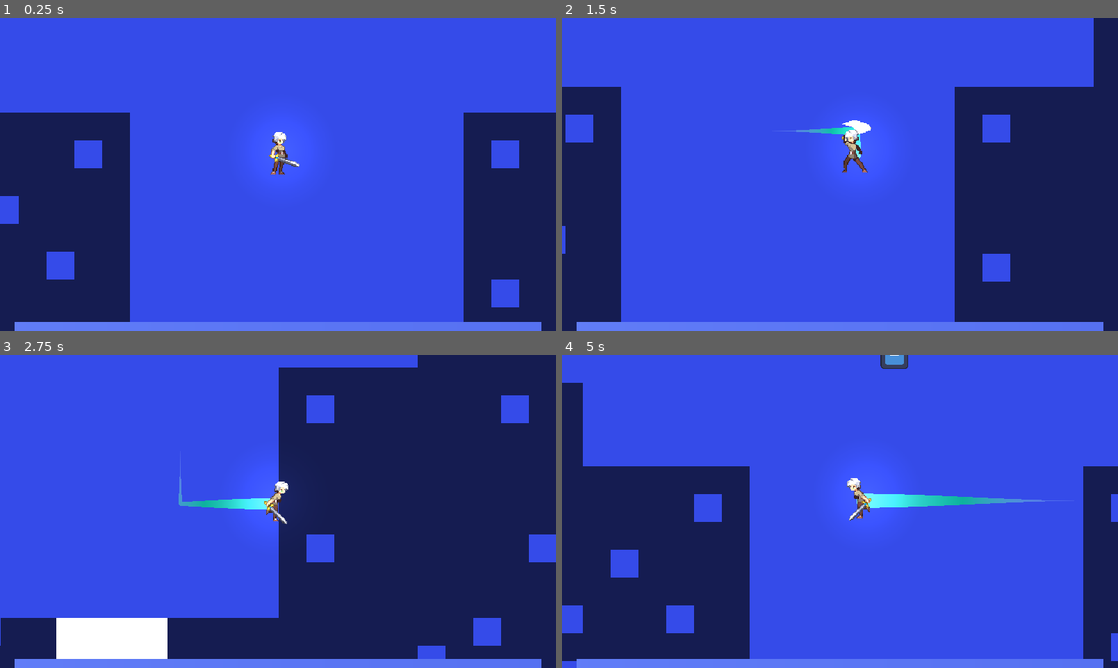
Above: before the commit, frames 1-4 (two rows, left to right).
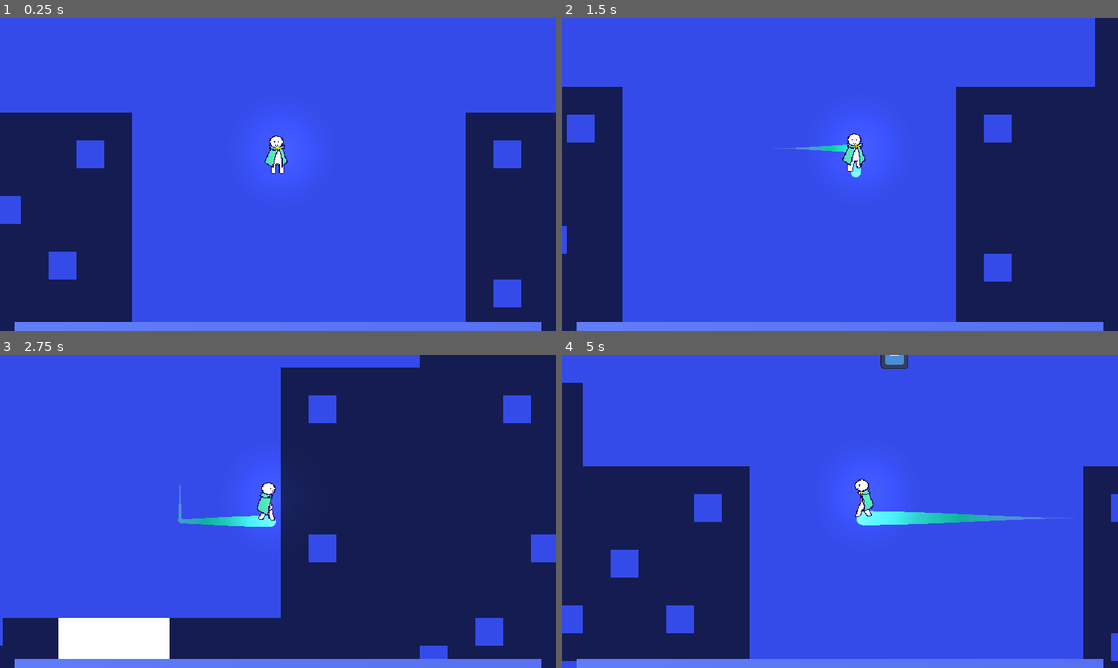
Above: after the commit, the same moments.

Repository: TerryTimes/Gratadica-demo
Game: Godot game, scene res://Scenes/Main Scenes/main.tscn
The game is run twice, just before and just after one commit, with the same random seed, the same clock (stepped at 60 frames per second) and the same inputs. The engine's default icon, where the game draws it, is replaced by a stand-in: a white triangle on a blue panel in a dark square.
Inputs (mouse positions are in pixels of both pictures, inside the frame that each line leads up to):
- Up to frame 1 (0.25 s): no input
- Up to frame 2 (1.5 s): move the mouse to (962, 158) at 0.52 s; hold D (right) 0.53-1.28 s; click (962, 158) at 0.6 s; move the mouse to (728, 190) at 1.27 s; hold S (down) from 1.28 s (still down); click (728, 190) at 1.35 s
- Up to frame 3 (2.75 s): move the mouse to (333, 442) at 2.02 s; release S (down) at 2.03 s; hold D (right) from 2.03 s (still down); click (333, 442) at 2.1 s
- Up to frame 4 (5 s): move the mouse to (812, 574) at 2.77 s; release D (right) at 2.78 s; hold W (up) 2.78-3.53 s; click (812, 574) at 2.85 s; move the mouse to (1006, 558) at 3.52 s; hold A (left) from 3.53 s (still down); click (1006, 558) at 3.6 s; move the mouse to (673, 464) at 4.27 s; click (673, 464) at 4.35 s

The runs differ from the first frame. In frame 1, 1.2% of the frame differs, in the area x 3-94%, y 30-98%; in frame 2, 1.4%; in frame 3, 2.1%; in frame 4, 2.1%, in the area x 51-91%, y 39-55%.

Commit message:
Changed Player Sprite
Changed the player sprite to paper boi

Diff:
--- a/Scenes/Entities/player.gd
+++ b/Scenes/Entities/player.gd
@@ -14,12 +14,11 @@
 var health = max_health
 
 @onready var camera = $Camera2D
-@onready var animation_tree : AnimationTree = $AnimationTree
+@onready var sprite = $AnimatedSprite2D
 @onready var sword_hitbox : Area2D = $SwordHitbox
 @onready var sword_collider = $SwordHitbox/CollisionShape2D
 
 func _ready():
-	animation_tree.active = true
 	Globals.player_pos = self.global_position
 	Globals.player_max_health = max_health
 	Globals.player_health = health
@@ -52,11 +51,11 @@
 
 	# Change animation speed
 	if velocity:
-		$AnimationPlayer.speed_scale = 1 * ((max(abs(velocity.x), abs(velocity.y)))/200)
+		sprite.speed_scale = 1 * ((max(abs(velocity.x), abs(velocity.y)))/200)
 
 	# Update sword hitbox to direction of player (flip_h)
 	# sword_hitbox.position.x = sword_hitbox.get_node("CollisionShape2D").shape.size.x * -(int($Sprite2D.flip_h) * 2 - 1)
-	sword_collider.position.x = (-1 * (int($Sprite2D.flip_h) * 2 - 1)) * (10 * sc_size())
+	sword_collider.position.x = (-1 * (int(sprite.flip_h) * 2 - 1)) * (10 * sc_size())
 
 	move_and_slide()
 
@@ -78,30 +77,26 @@
 
 func update_animation_parameters():
 	# Updates parameters for the AnimationTree
-	if velocity == Vector2.ZERO:
-		animation_tree["parameters/conditions/idle"] = true
-		animation_tree["parameters/conditions/is_moving"] = false
+	if direction.x >= 0.8:
+		sprite.play("run-right")
+	elif direction.x <= -0.8:
+		sprite.play("run-left")
+	elif direction.y <= -0.8:
+		sprite.play("run-up")
+	elif direction.y >= 0.8:
+		sprite.play("run-down")
 	else:
-		animation_tree["parameters/conditions/idle"] = false
-		animation_tree["parameters/conditions/is_moving"] = true
-
-		if turn_cooldown <= 0:
-			if velocity.x < 0:
-				$Sprite2D.flip_h = true
-			elif velocity.x > 0:
-				$Sprite2D.flip_h = false
-
-
-	if Input.is_action_just_pressed("swing"):
-		swing()
-		animation_tree["parameters/conditions/swing"] = true
-		turn_cooldown = 0.8
-		if (get_local_mouse_position() - $Camera2D.position).x < 0:
-			$Sprite2D.flip_h = true
-		else:
-			$Sprite2D.flip_h = false
-	else:
-		animation_tree["parameters/conditions/swing"] = false
+		sprite.play("Idle")
+	#if Input.is_action_just_pressed("swing"):
+		#swing()
+		#animation_tree["parameters/conditions/swing"] = true
+		#turn_cooldown = 0.8
+		#if (get_local_mouse_position() - $Camera2D.position).x < 0:
+			#$Sprite2D.flip_h = true
+		#else:
+			#$Sprite2D.flip_h = false
+	#else:
+		#animation_tree["parameters/conditions/swing"] = false
 
 func set_stats():
 	self.knockback_strength = 100 + (get_upgrade_count("Bludgeon") * 20)
--- a/Scenes/Entities/player.tscn
+++ b/Scenes/Entities/player.tscn
@@ -1,318 +1,25 @@
-[gd_scene load_steps=29 format=3 uid="uid://bi4ogytocaskk"]
+[gd_scene load_steps=25 format=3 uid="uid://bi4ogytocaskk"]
 
-[ext_resource type="Texture2D" uid="uid://dllcvv5rqdtav" path="res://Assets/Player/Idle-Sheet.png" id="1_5lttc"]
 [ext_resource type="Script" path="res://Scenes/Entities/player.gd" id="1_ntf8a"]
-[ext_resource type="Texture2D" uid="uid://bojogybr0x7fx" path="res://Assets/Player/Run-Sheet.png" id="2_kmsdh"]
-[ext_resource type="Texture2D" uid="uid://baluuti418fhw" path="res://Assets/Player/Attack-01-Sheet.png" id="5_7gpcj"]
+[ext_resource type="Texture2D" uid="uid://cqqu16eegx0kq" path="res://frame_00001.png" id="3_ctykd"]
+[ext_resource type="Texture2D" uid="uid://dq1l7e37r3oon" path="res://frame_00002.png" id="4_n805a"]
+[ext_resource type="Texture2D" uid="uid://cfnhpy3jm4kug" path="res://frame_00003.png" id="5_3jxec"]
 [ext_resource type="Script" path="res://Scenes/Entities/trail.gd" id="5_7spnu"]
+[ext_resource type="Texture2D" uid="uid://bodwkjh75nk2i" path="res://Assets/Player/run-down/frame_00004.png" id="6_dkf6c"]
+[ext_resource type="Texture2D" uid="uid://b1oc3u8njshna" path="res://Assets/Player/run-down/frame_00005.png" id="7_ynehm"]
+[ext_resource type="Texture2D" uid="uid://by55toyge1alo" path="res://Assets/Player/run-down/frame_00006.png" id="8_384on"]
+[ext_resource type="Texture2D" uid="uid://cshrvf5l1joxv" path="res://Assets/Player/run-left/frame_00016.png" id="9_sy7yt"]
+[ext_resource type="Texture2D" uid="uid://bxnj63afruj6c" path="res://Assets/Player/run-left/frame_00017.png" id="10_10spn"]
+[ext_resource type="Texture2D" uid="uid://dw7oihj67hpsy" path="res://Assets/Player/run-left/frame_00018.png" id="11_tcg0i"]
+[ext_resource type="Texture2D" uid="uid://dnjt2meel4cif" path="res://Assets/Player/run-right/frame_00022.png" id="12_d0h7h"]
+[ext_resource type="Texture2D" uid="uid://bvkpccnr2h1p1" path="res://Assets/Player/run-right/frame_00023.png" id="13_mlfsr"]
+[ext_resource type="Texture2D" uid="uid://b3bag7hjmfvt" path="res://Assets/Player/run-right/frame_00024.png" id="14_4ahy6"]
+[ext_resource type="Texture2D" uid="uid://b6l1t5e51vkoa" path="res://Assets/Player/run-up/frame_00010.png" id="15_wfdnb"]
+[ext_resource type="Texture2D" uid="uid://b6rp87xduxwll" path="res://Assets/Player/run-up/frame_00011.png" id="16_55gyw"]
+[ext_resource type="Texture2D" uid="uid://dq370d42fihq6" path="res://Assets/Player/run-up/frame_00012.png" id="17_cpreb"]
 
 [sub_resource type="RectangleShape2D" id="RectangleShape2D_qvc8v"]
 size = Vector2(18, 21)
-
-[sub_resource type="Animation" id="Animation_jehkh"]
-resource_name = "Idle"
-length = 0.4
-tracks/0/type = "value"
-tracks/0/imported = false
-tracks/0/enabled = true
-tracks/0/path = NodePath("Sprite2D:texture")
-tracks/0/interp = 1
-tracks/0/loop_wrap = true
-tracks/0/keys = {
-"times": PackedFloat32Array(0),
-"transitions": PackedFloat32Array(1),
-"update": 1,
-"values": [ExtResource("1_5lttc")]
-}
-tracks/1/type = "value"
-tracks/1/imported = false
-tracks/1/enabled = true
-tracks/1/path = NodePath("Sprite2D:hframes")
-tracks/1/interp = 1
-tracks/1/loop_wrap = true
-tracks/1/keys = {
-"times": PackedFloat32Array(0),
-"transitions": PackedFloat32Array(1),
-"update": 1,
-"values": [4]
-}
-tracks/2/type = "value"
-tracks/2/imported = false
-tracks/2/enabled = true
-tracks/2/path = NodePath("Sprite2D:frame")
-tracks/2/interp = 1
-tracks/2/loop_wrap = true
-tracks/2/keys = {
-"times": PackedFloat32Array(0, 0.1, 0.2, 0.3),
-"transitions": PackedFloat32Array(1, 1, 1, 1),
-"update": 1,
-"values": [0, 1, 2, 3]
-}
-tracks/3/type = "value"
-tracks/3/imported = false
-tracks/3/enabled = true
-tracks/3/path = NodePath("AnimationPlayer:speed_scale")
-tracks/3/interp = 1
-tracks/3/loop_wrap = true
-tracks/3/keys = {
-"times": PackedFloat32Array(0),
-"transitions": PackedFloat32Array(1),
-"update": 1,
-"values": [0.6]
-}
-tracks/4/type = "value"
-tracks/4/imported = false
-tracks/4/enabled = true
-tracks/4/path = NodePath("Sprite2D:region_enabled")
-tracks/4/interp = 1
-tracks/4/loop_wrap = true
-tracks/4/keys = {
-"times": PackedFloat32Array(0),
-"transitions": PackedFloat32Array(1),
-"update": 1,
-"values": [false]
-}
-
-[sub_resource type="Animation" id="Animation_2530f"]
-length = 0.001
-tracks/0/type = "value"
-tracks/0/imported = false
-tracks/0/enabled = true
-tracks/0/path = NodePath("Sprite2D:texture")
-tracks/0/interp = 1
-tracks/0/loop_wrap = true
-tracks/0/keys = {
-"times": PackedFloat32Array(0),
-"transitions": PackedFloat32Array(1),
-"update": 0,
-"values": [ExtResource("1_5lttc")]
-}
-tracks/1/type = "value"
-tracks/1/imported = false
-tracks/1/enabled = false
-tracks/1/path = NodePath("Sprite2D:region_rect")
-tracks/1/interp = 1
-tracks/1/loop_wrap = true
-tracks/1/keys = {
-"times": PackedFloat32Array(0),
-"transitions": PackedFloat32Array(1),
-"update": 0,
-"values": [Rect2(-3, 75.5, 1027, 581)]
-}
-tracks/2/type = "value"
-tracks/2/imported = false
-tracks/2/enabled = true
-tracks/2/path = NodePath("Sprite2D:region_enabled")
-tracks/2/interp = 1
-tracks/2/loop_wrap = true
-tracks/2/keys = {
-"times": PackedFloat32Array(0),
-"transitions": PackedFloat32Array(1),
-"update": 0,
-"values": [false]
-}
-tracks/3/type = "value"
-tracks/3/imported = false
-tracks/3/enabled = true
-tracks/3/path = NodePath("Sprite2D:hframes")
-tracks/3/interp = 1
-tracks/3/loop_wrap = true
-tracks/3/keys = {
-"times": PackedFloat32Array(0),
-"transitions": PackedFloat32Array(1),
-"update": 0,
-"values": [4]
-}
-tracks/4/type = "value"
-tracks/4/imported = false
-tracks/4/enabled = true
-tracks/4/path = NodePath("Sprite2D:frame")
-tracks/4/interp = 1
-tracks/4/loop_wrap = true
-tracks/4/keys = {
-"times": PackedFloat32Array(0),
-"transitions": PackedFloat32Array(1),
-"update": 0,
-"values": [0]
-}
-tracks/5/type = "value"
-tracks/5/imported = false
-tracks/5/enabled = true
-tracks/5/path = NodePath("AnimationPlayer:speed_scale")
-tracks/5/interp = 1
-tracks/5/loop_wrap = true
-tracks/5/keys = {
-"times": PackedFloat32Array(0),
-"transitions": PackedFloat32Array(1),
-"update": 0,
-"values": [0.6]
-}
-
-[sub_resource type="Animation" id="Animation_fyqbg"]
-resource_name = "attack"
-length = 0.2
-tracks/0/type = "value"
-tracks/0/imported = false
-tracks/0/enabled = true
-tracks/0/path = NodePath("Sprite2D:hframes")
-tracks/0/interp = 1
-tracks/0/loop_wrap = true
-tracks/0/keys = {
-"times": PackedFloat32Array(0),
-"transitions": PackedFloat32Array(1),
-"update": 1,
-"values": [8]
-}
-tracks/1/type = "value"
-tracks/1/imported = false
-tracks/1/enabled = true
-tracks/1/path = NodePath("Sprite2D:frame")
-tracks/1/interp = 1
-tracks/1/loop_wrap = true
-tracks/1/keys = {
-"times": PackedFloat32Array(0, 0.05, 0.1, 0.15),
-"transitions": PackedFloat32Array(1, 1, 1, 1),
-"update": 1,
-"values": [0, 1, 2, 3]
-}
-tracks/2/type = "value"
-tracks/2/imported = false
-tracks/2/enabled = true
-tracks/2/path = NodePath("Sprite2D:texture")
-tracks/2/interp = 1
-tracks/2/loop_wrap = true
-tracks/2/keys = {
-"times": PackedFloat32Array(0),
-"transitions": PackedFloat32Array(1),
-"update": 1,
-"values": [ExtResource("5_7gpcj")]
-}
-tracks/3/type = "value"
-tracks/3/imported = false
-tracks/3/enabled = true
-tracks/3/path = NodePath("Sprite2D:region_enabled")
-tracks/3/interp = 1
-tracks/3/loop_wrap = true
-tracks/3/keys = {
-"times": PackedFloat32Array(0),
-"transitions": PackedFloat32Array(1),
-"update": 1,
-"values": [false]
-}
-
-[sub_resource type="Animation" id="Animation_axul8"]
-resource_name = "new_idle"
-length = 0.4
-tracks/0/type = "value"
-tracks/0/imported = false
-tracks/0/enabled = true
-tracks/0/path = NodePath("Sprite2D:texture")
-tracks/0/interp = 1
-tracks/0/loop_wrap = true
-tracks/0/keys = {
-"times": PackedFloat32Array(0),
-"transitions": PackedFloat32Array(1),
-"update": 1,
-"values": [ExtResource("1_5lttc")]
-}
-tracks/1/type = "value"
-tracks/1/imported = false
-tracks/1/enabled = true
-tracks/1/path = NodePath("Sprite2D:hframes")
-tracks/1/interp = 1
-tracks/1/loop_wrap = true
-tracks/1/keys = {
-"times": PackedFloat32Array(0),
-"transitions": PackedFloat32Array(1),
-"update": 1,
-"values": [4]
-}
-tracks/2/type = "value"
-tracks/2/imported = false
-tracks/2/enabled = true
-tracks/2/path = NodePath("Sprite2D:frame")
-tracks/2/interp = 1
-tracks/2/loop_wrap = true
-tracks/2/keys = {
-"times": PackedFloat32Array(0, 0.1, 0.2, 0.3),
-"transitions": PackedFloat32Array(1, 1, 1, 1),
-"update": 1,
-"values": [0, 1, 2, 3]
-}
-tracks/3/type = "value"
-tracks/3/imported = false
-tracks/3/enabled = true
-tracks/3/path = NodePath("Sprite2D:region_enabled")
-tracks/3/interp = 1
-tracks/3/loop_wrap = true
-tracks/3/keys = {
-"times": PackedFloat32Array(0),
-"transitions": PackedFloat32Array(1),
-"update": 1,
-"values": [false]
-}
-
-[sub_resource type="Animation" id="Animation_sbu2i"]
-resource_name = "run"
-length = 0.8
-loop_mode = 1
-tracks/0/type = "value"
-tracks/0/imported = false
-tracks/0/enabled = true
-tracks/0/path = NodePath("Sprite2D:frame")
-tracks/0/interp = 1
-tracks/0/loop_wrap = true
-tracks/0/keys = {
-"times": PackedFloat32Array(0, 0.1, 0.2, 0.3, 0.4, 0.5, 0.6, 0.7),
-"transitions": PackedFloat32Array(1, 1, 1, 1, 1, 1, 1, 1),
-"update": 1,
-"values": [0, 1, 2, 3, 4, 5, 6, 7]
-}
-tracks/1/type = "value"
-tracks/1/imported = false
-tracks/1/enabled = true
-tracks/1/path = NodePath("Sprite2D:hframes")
-tracks/1/interp = 1
-tracks/1/loop_wrap = true
-tracks/1/keys = {
-"times": PackedFloat32Array(0),
-"transitions": PackedFloat32Array(1),
-"update": 1,
-"values": [8]
-}
-tracks/2/type = "value"
-tracks/2/imported = false
-tracks/2/enabled = true
-tracks/2/path = NodePath("Sprite2D:texture")
-tracks/2/interp = 1
-tracks/2/loop_wrap = true
-tracks/2/keys = {
-"times": PackedFloat32Array(0),
-"transitions": PackedFloat32Array(1),
-"update": 1,
-"values": [ExtResource("2_kmsdh")]
-}
-tracks/3/type = "value"
-tracks/3/imported = false
-tracks/3/enabled = true
-tracks/3/path = NodePath("Sprite2D:region_enabled")
-tracks/3/interp = 1
-tracks/3/loop_wrap = true
-tracks/3/keys = {
-"times": PackedFloat32Array(0),
-"transitions": PackedFloat32Array(1),
-"update": 1,
-"values": [false]
-}
-
-[sub_resource type="AnimationLibrary" id="AnimationLibrary_gp7nc"]
-_data = {
-"Idle": SubResource("Animation_jehkh"),
-"RESET": SubResource("Animation_2530f"),
-"attack": SubResource("Animation_fyqbg"),
-"new_idle": SubResource("Animation_axul8"),
-"run": SubResource("Animation_sbu2i")
-}
 
 [sub_resource type="Gradient" id="Gradient_vx83r"]
 offsets = PackedFloat32Array(0, 0.60515, 0.708154, 1)
@@ -323,55 +30,6 @@
 fill = 1
 fill_from = Vector2(0.507645, 0.46789)
 fill_to = Vector2(0.825688, 0.155963)
-
-[sub_resource type="AnimationNodeAnimation" id="AnimationNodeAnimation_hlutv"]
-animation = &"new_idle"
-
-[sub_resource type="AnimationNodeAnimation" id="AnimationNodeAnimation_6uf78"]
-animation = &"attack"
-
-[sub_resource type="AnimationNodeAnimation" id="AnimationNodeAnimation_6bpae"]
-animation = &"run"
-
-[sub_resource type="AnimationNodeStateMachineTransition" id="AnimationNodeStateMachineTransition_cm5bn"]
-advance_mode = 2
-advance_condition = &"is_moving"
-
-[sub_resource type="AnimationNodeStateMachineTransition" id="AnimationNodeStateMachineTransition_ljfd5"]
-advance_mode = 2
-advance_condition = &"idle"
-
-[sub_resource type="AnimationNodeStateMachineTransition" id="AnimationNodeStateMachineTransition_w3j7l"]
-advance_mode = 2
-advance_condition = &"swing"
-
-[sub_resource type="AnimationNodeStateMachineTransition" id="AnimationNodeStateMachineTransition_wkp03"]
-switch_mode = 2
-advance_mode = 2
-advance_condition = &"idle"
-
-[sub_resource type="AnimationNodeStateMachineTransition" id="AnimationNodeStateMachineTransition_igdai"]
-advance_mode = 2
-advance_condition = &"swing"
-
-[sub_resource type="AnimationNodeStateMachineTransition" id="AnimationNodeStateMachineTransition_ru2cr"]
-switch_mode = 2
-advance_mode = 2
-advance_condition = &"is_moving"
-
-[sub_resource type="AnimationNodeStateMachineTransition" id="AnimationNodeStateMachineTransition_o3pw2"]
-advance_mode = 2
-
-[sub_resource type="AnimationNodeStateMachine" id="AnimationNodeStateMachine_ex2f4"]
-states/Idle/node = SubResource("AnimationNodeAnimation_hlutv")
-states/Idle/position = Vector2(391.067, 99.9744)
-states/Start/position = Vector2(235.333, 99.7778)
-states/attack/node = SubResource("AnimationNodeAnimation_6uf78")
-states/attack/position = Vector2(471.067, -22.739)
-states/run/node = SubResource("AnimationNodeAnimation_6bpae")
-states/run/position = Vector2(551.067, 98.1341)
-transitions = ["Idle", "run", SubResource("AnimationNodeStateMachineTransition_cm5bn"), "run", "Idle", SubResource("AnimationNodeStateMachineTransition_ljfd5"), "Idle", "attack", SubResource("AnimationNodeStateMachineTransition_w3j7l"), "attack", "Idle", SubResource("AnimationNodeStateMachineTransition_wkp03"), "run", "attack", SubResource("AnimationNodeStateMachineTransition_igdai"), "attack", "run", SubResource("AnimationNodeStateMachineTransition_ru2cr"), "Start", "Idle", SubResource("AnimationNodeStateMachineTransition_o3pw2")]
-graph_offset = Vector2(-160.933, -47.4057)
 
 [sub_resource type="RectangleShape2D" id="RectangleShape2D_pyj3p"]
 size = Vector2(20, 48)
@@ -384,25 +42,102 @@
 offsets = PackedFloat32Array(0, 0.538776, 1)
 colors = PackedColorArray(1, 1, 1, 0, 0, 0.809767, 0.45801, 0.759184, 0.415686, 1, 1, 1)
 
+[sub_resource type="SpriteFrames" id="SpriteFrames_rqr62"]
+animations = [{
+"frames": [{
+"duration": 1.0,
+"texture": ExtResource("3_ctykd")
+}, {
+"duration": 1.0,
+"texture": ExtResource("4_n805a")
+}, {
+"duration": 1.0,
+"texture": ExtResource("5_3jxec")
+}],
+"loop": true,
+"name": &"Idle",
+"speed": 5.0
+}, {
+"frames": [],
+"loop": true,
+"name": &"new_animation",
+"speed": 5.0
+}, {
+"frames": [{
+"duration": 1.0,
+"texture": ExtResource("6_dkf6c")
+}, {
+"duration": 1.0,
+"texture": ExtResource("7_ynehm")
+}, {
+"duration": 1.0,
+"texture": ExtResource("8_384on")
+}, {
+"duration": 1.0,
+"texture": ExtResource("7_ynehm")
+}],
+"loop": true,
+"name": &"run-down",
+"speed": 5.0
+}, {
+"frames": [{
+"duration": 1.0,
+"texture": ExtResource("9_sy7yt")
+}, {
+"duration": 1.0,
+"texture": ExtResource("10_10spn")
+}, {
+"duration": 1.0,
+"texture": ExtResource("11_tcg0i")
+}, {
+"duration": 1.0,
+"texture": ExtResource("10_10spn")
+}],
+"loop": true,
+"name": &"run-left",
+"speed": 5.0
+}, {
+"frames": [{
+"duration": 1.0,
+"texture": ExtResource("12_d0h7h")
+}, {
+"duration": 1.0,
+"texture": ExtResource("13_mlfsr")
+}, {
+"duration": 1.0,
+"texture": ExtResource("14_4ahy6")
+}, {
+"duration": 1.0,
+"texture": ExtResource("13_mlfsr")
+}],
+"loop": true,
+"name": &"run-right",
+"speed": 5.0
+}, {
+"frames": [{
+"duration": 1.0,
+"texture": ExtResource("15_wfdnb")
+}, {
+"duration": 1.0,
+"texture": ExtResource("16_55gyw")
+}, {
+"duration": 1.0,
+"texture": ExtResource("17_cpreb")
+}, {
+"duration": 1.0,
+"texture": ExtResource("16_55gyw")
+}],
+"loop": true,
+"name": &"run-up",
+"speed": 5.0
+}]
+
 [node name="Player" type="CharacterBody2D"]
 script = ExtResource("1_ntf8a")
 
 [node name="CollisionShape2D" type="CollisionShape2D" parent="."]
 position = Vector2(1, -10.5)
 shape = SubResource("RectangleShape2D_qvc8v")
-
-[node name="Sprite2D" type="Sprite2D" parent="."]
-z_index = 1
-position = Vector2(1, -24)
-texture = ExtResource("1_5lttc")
-hframes = 4
-region_rect = Rect2(-3, 75.5, 1027, 581)
-
-[node name="AnimationPlayer" type="AnimationPlayer" parent="."]
-libraries = {
-"": SubResource("AnimationLibrary_gp7nc")
-}
-speed_scale = 0.6
 
 [node name="Camera2D" type="Camera2D" parent="." groups=["player"]]
 zoom = Vector2(3, 3)
@@ -413,16 +148,6 @@
 energy = 0.29
 texture = SubResource("GradientTexture2D_w0jyl")
 texture_scale = 1.32
-
-[node name="AnimationTree" type="AnimationTree" parent="."]
-libraries = {
-"": SubResource("AnimationLibrary_gp7nc")
-}
-tree_root = SubResource("AnimationNodeStateMachine_ex2f4")
-anim_player = NodePath("../AnimationPlayer")
-parameters/conditions/idle = false
-parameters/conditions/is_moving = false
-parameters/conditions/swing = false
 
 [node name="SwordHitbox" type="Area2D" parent="."]
 scale = Vector2(1.36, 1)
@@ -445,3 +170,10 @@
 round_precision = 10
 antialiased = true
 script = ExtResource("5_7spnu")
+
+[node name="AnimatedSprite2D" type="AnimatedSprite2D" parent="."]
+position = Vector2(-1, -23)
+scale = Vector2(0.519444, 0.46)
+sprite_frames = SubResource("SpriteFrames_rqr62")
+animation = &"run-left"
+frame_progress = 0.196759
--- a/Scenes/Entities/trail.gd
+++ b/Scenes/Entities/trail.gd
@@ -7,7 +7,7 @@
 var point = Vector2()
 
 @onready var parent = get_parent()
-@onready var sprite = parent.get_node("Sprite2D")
+@onready var sprite = parent.sprite
 
 func _ready():
 	points = []
@@ -20,7 +20,7 @@
 	global_position = Vector2(0,0)
 	global_rotation = 0
 
-	point = parent.global_position - Vector2(0, sprite.texture.get_height() / 4 * sprite.get_scale()[1])
+	point = parent.global_position
 
 	add_point(point)
 	while get_point_count()>length:
--- a/Scenes/Main Scenes/main.tscn
+++ b/Scenes/Main Scenes/main.tscn
@@ -110,9 +110,12 @@
 [node name="Main" type="Node2D"]
 
 [node name="Player" parent="." groups=["player"] instance=ExtResource("1_y74ln")]
-position = Vector2(5674, 2055)
+position = Vector2(5672, 2055)
 motion_mode = 1
+speed = 180
 max_added_speed = 70
+knockback_strength = 150
+camera_influence = 8
 
 [node name="EnemyManager" type="Node" parent="." node_paths=PackedStringArray("tilemap")]
 script = ExtResource("2_us7lo")
Binary file added: Assets/Player/run-down/frame_00004.png
Not shown, added: Assets/Player/run-down/frame_00004.png.import
Binary file added: Assets/Player/run-down/frame_00005.png
Not shown, added: Assets/Player/run-down/frame_00005.png.import
Binary file added: Assets/Player/run-down/frame_00006.png
Not shown, added: Assets/Player/run-down/frame_00006.png.import
Binary file added: Assets/Player/run-left/frame_00016.png
Not shown, added: Assets/Player/run-left/frame_00016.png.import
Binary file added: Assets/Player/run-left/frame_00017.png
Not shown, added: Assets/Player/run-left/frame_00017.png.import
Binary file added: Assets/Player/run-left/frame_00018.png
Not shown, added: Assets/Player/run-left/frame_00018.png.import
(and 24 more such lines)
